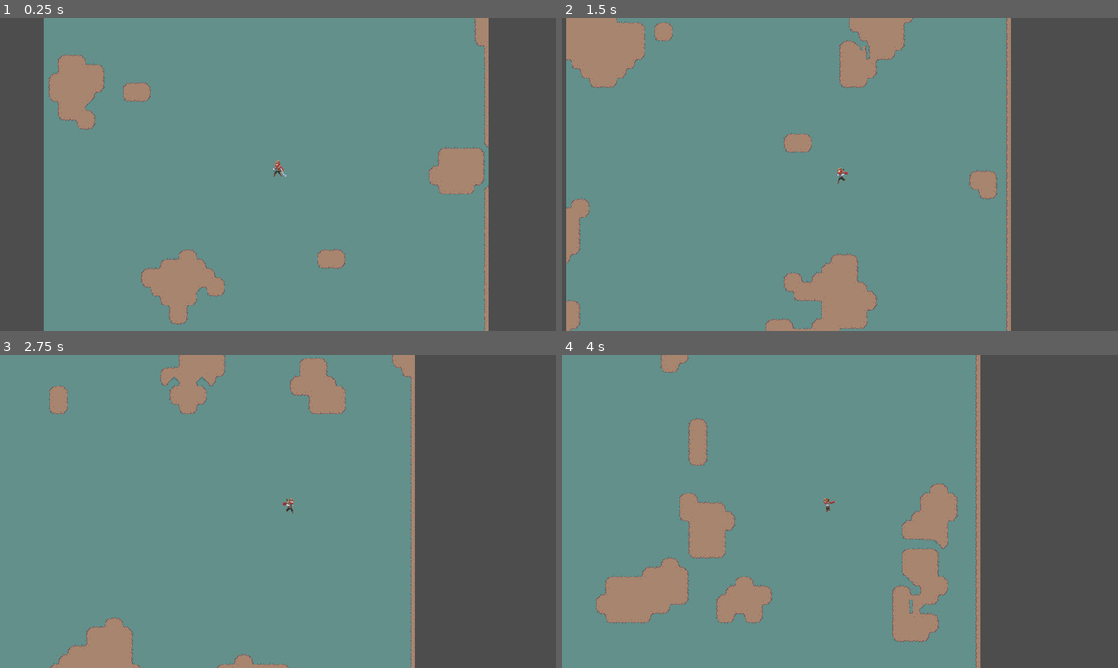
Above: before the commit, frames 1-4 (two rows, left to right).
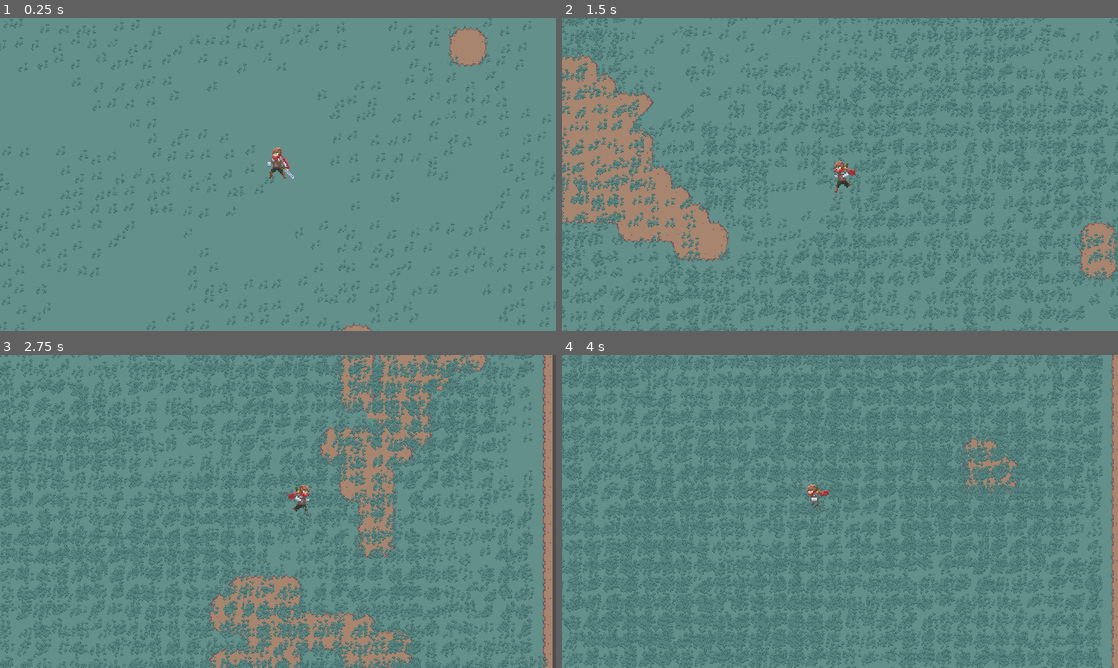
Above: after the commit, the same moments.

Repository: dsmtE/VolcanoPlayground
Game: Godot game, scene res://Levels/test_generation.tscn
Two runs of this game, one before a commit and one after it. Both use one fixed random seed, a clock stepped at 60 frames per second and the inputs below. This scene is started directly instead of the project's main scene.
Inputs:
- Up to frame 1 (0.25 s): no input
- Up to frame 2 (1.5 s): tap Enter (ui_accept) at 0.5, 1.35 s; hold D (right) 0.53-1.28 s; hold Enter (ui_accept) 0.53-1.28 s; hold Down (down) from 1.28 s (still down)
- Up to frame 3 (2.75 s): tap Enter (ui_accept) at 1.52, 1.82 s; release Down (down) at 2.03 s; hold D (right) from 2.03 s (still down); hold Enter (ui_accept) from 2.03 s (still down)
- Up to frame 4 (4 s): release D (right) at 2.78 s; release Enter (ui_accept) at 2.78 s; hold W (up) 2.78-3.53 s; tap Enter (ui_accept) at 2.85, 3.02, 3.32 s; hold A (left) from 3.53 s (still down); hold Enter (ui_accept) from 3.53 s (still down)

The runs differ from the first frame. In frame 1, 29% of the frame differs, in the area x 0-100%, y 0-100%; in frame 2, 44%; in frame 3, 49%; in frame 4, 49%.

Commit message:
✨ add animated grass generation

Diff:
--- /dev/null
+++ b/AssetsRessources/grass01.tres
@@ -0,0 +1,7 @@
+[gd_resource type="AtlasTexture" load_steps=2 format=3 uid="uid://dd3ecm7fmiteo"]
+
+[ext_resource type="Texture2D" uid="uid://c04f0eilx1ict" path="res://Assets/Grass&DIrtExtended.png" id="1_m1pvv"]
+
+[resource]
+atlas = ExtResource("1_m1pvv")
+region = Rect2(83, 114, 11, 11)
--- /dev/null
+++ b/AssetsRessources/grass01.tscn
@@ -0,0 +1,18 @@
+[gd_scene load_steps=4 format=3 uid="uid://bfhf5yj7t8uxw"]
+
+[ext_resource type="Texture2D" uid="uid://dd3ecm7fmiteo" path="res://AssetsRessources/grass01.tres" id="1_0xpcm"]
+[ext_resource type="Shader" path="res://Shaders/distortion.gdshader" id="1_x8c8g"]
+
+[sub_resource type="ShaderMaterial" id="ShaderMaterial_puukp"]
+shader = ExtResource("1_x8c8g")
+shader_parameter/noise_strength = 0.1
+shader_parameter/noise_scale = 0.5
+shader_parameter/wind_speed = 0.3
+shader_parameter/rect_info = Vector4(83, 114, 11, 11)
+
+[node name="Sprite2D" type="Sprite2D"]
+z_index = 1
+material = SubResource("ShaderMaterial_puukp")
+position = Vector2(-0.8125, -0.40625)
+texture = ExtResource("1_0xpcm")
+offset = Vector2(0, -2.5)
--- a/AssetsRessources/tree01.tscn
+++ b/AssetsRessources/tree01.tscn
@@ -1,7 +1,7 @@
-[gd_scene load_steps=5 format=3 uid="uid://bnod2phk1v45r"]
+[gd_scene load_steps=5 format=3]
 
 [ext_resource type="Shader" path="res://Shaders/distortion.gdshader" id="1_8jlfg"]
-[ext_resource type="Texture2D" uid="uid://dd3ecm7fmiteo" path="res://AssetsRessources/tree01.tres" id="2_kgatk"]
+[ext_resource type="Texture2D" uid="uid://dd3ecm7fmiteo" path="res://AssetsRessources/grass01.tres" id="2_kgatk"]
 
 [sub_resource type="ShaderMaterial" id="ShaderMaterial_54c85"]
 shader = ExtResource("1_8jlfg")
--- a/Levels/test_generation.tscn
+++ b/Levels/test_generation.tscn
@@ -105,6 +105,7 @@
 1:1/0/terrains_peering_bit/top_left_corner = 1
 1:1/0/terrains_peering_bit/top_side = 1
 1:1/0/terrains_peering_bit/top_right_corner = 1
+1:1/0/custom_data_0 = true
 2:1/0 = 0
 2:1/0/terrain_set = 0
 2:1/0/terrain = 1
@@ -226,6 +227,7 @@
 0:3/0/terrains_peering_bit/top_left_corner = 1
 0:3/0/terrains_peering_bit/top_side = 1
 0:3/0/terrains_peering_bit/top_right_corner = 1
+0:3/0/custom_data_0 = true
 1:3/0 = 0
 1:3/0/terrain_set = 0
 1:3/0/terrain = 0
@@ -237,6 +239,7 @@
 1:3/0/terrains_peering_bit/top_left_corner = 1
 1:3/0/terrains_peering_bit/top_side = 1
 1:3/0/terrains_peering_bit/top_right_corner = 1
+1:3/0/custom_data_0 = true
 2:3/0 = 0
 2:3/0/terrain_set = 0
 2:3/0/terrain = 0
@@ -248,6 +251,7 @@
 2:3/0/terrains_peering_bit/top_left_corner = 1
 2:3/0/terrains_peering_bit/top_side = 1
 2:3/0/terrains_peering_bit/top_right_corner = 1
+2:3/0/custom_data_0 = true
 3:3/0 = 0
 3:3/0/terrain_set = 0
 3:3/0/terrain = 1
@@ -259,6 +263,7 @@
 3:3/0/terrains_peering_bit/top_left_corner = 0
 3:3/0/terrains_peering_bit/top_side = 1
 3:3/0/terrains_peering_bit/top_right_corner = 1
+3:3/0/custom_data_0 = true
 4:3/0 = 0
 4:3/0/terrain_set = 0
 4:3/0/terrain = 1
@@ -270,6 +275,7 @@
 4:3/0/terrains_peering_bit/top_left_corner = 1
 4:3/0/terrains_peering_bit/top_side = 1
 4:3/0/terrains_peering_bit/top_right_corner = 0
+4:3/0/custom_data_0 = true
 5:3/0 = 0
 5:3/0/terrain_set = 0
 5:3/0/terrain = 1
@@ -281,6 +287,7 @@
 5:3/0/terrains_peering_bit/top_left_corner = 1
 5:3/0/terrains_peering_bit/top_side = 1
 5:3/0/terrains_peering_bit/top_right_corner = 1
+5:3/0/custom_data_0 = true
 6:3/0 = 0
 6:3/0/terrain_set = 0
 6:3/0/terrain = 0
@@ -292,6 +299,7 @@
 6:3/0/terrains_peering_bit/top_left_corner = 1
 6:3/0/terrains_peering_bit/top_side = 1
 6:3/0/terrains_peering_bit/top_right_corner = 1
+6:3/0/custom_data_0 = true
 0:4/0 = 0
 0:4/0/terrain_set = 0
 0:4/0/terrain = 0
@@ -303,6 +311,7 @@
 0:4/0/terrains_peering_bit/top_left_corner = 1
 0:4/0/terrains_peering_bit/top_side = 0
 0:4/0/terrains_peering_bit/top_right_corner = 0
+0:4/0/custom_data_0 = true
 1:4/0 = 0
 1:4/0/terrain_set = 0
 1:4/0/terrain = 0
@@ -325,6 +334,7 @@
 2:4/0/terrains_peering_bit/top_left_corner = 0
 2:4/0/terrains_peering_bit/top_side = 0
 2:4/0/terrains_peering_bit/top_right_corner = 1
+2:4/0/custom_data_0 = true
 3:4/0 = 0
 3:4/0/terrain_set = 0
 3:4/0/terrain = 1
@@ -336,6 +346,7 @@
 3:4/0/terrains_peering_bit/top_left_corner = 1
 3:4/0/terrains_peering_bit/top_side = 1
 3:4/0/terrains_peering_bit/top_right_corner = 1
+3:4/0/custom_data_0 = true
 4:4/0 = 0
 4:4/0/terrain_set = 0
 4:4/0/terrain = 1
@@ -347,6 +358,7 @@
 4:4/0/terrains_peering_bit/top_left_corner = 1
 4:4/0/terrains_peering_bit/top_side = 1
 4:4/0/terrains_peering_bit/top_right_corner = 1
+4:4/0/custom_data_0 = true
 5:4/0 = 0
 5:4/0/terrain_set = 0
 5:4/0/terrain = 0
@@ -369,6 +381,7 @@
 0:5/0/terrains_peering_bit/top_left_corner = 1
 0:5/0/terrains_peering_bit/top_side = 0
 0:5/0/terrains_peering_bit/top_right_corner = 0
+0:5/0/custom_data_0 = true
 1:5/0 = 0
 1:5/0/terrain_set = 0
 1:5/0/terrain = 0
@@ -380,6 +393,7 @@
 1:5/0/terrains_peering_bit/top_left_corner = 0
 1:5/0/terrains_peering_bit/top_side = 0
 1:5/0/terrains_peering_bit/top_right_corner = 0
+1:5/0/custom_data_0 = true
 2:5/0 = 0
 2:5/0/terrain_set = 0
 2:5/0/terrain = 0
@@ -391,6 +405,7 @@
 2:5/0/terrains_peering_bit/top_left_corner = 0
 2:5/0/terrains_peering_bit/top_side = 0
 2:5/0/terrains_peering_bit/top_right_corner = 1
+2:5/0/custom_data_0 = true
 3:5/0 = 0
 3:5/0/terrain_set = 0
 3:5/0/terrain = 1
@@ -402,6 +417,7 @@
 3:5/0/terrains_peering_bit/top_left_corner = 1
 3:5/0/terrains_peering_bit/top_side = 1
 3:5/0/terrains_peering_bit/top_right_corner = 0
+3:5/0/custom_data_0 = true
 4:5/0 = 0
 4:5/0/terrain_set = 0
 4:5/0/terrain = 1
@@ -413,6 +429,7 @@
 4:5/0/terrains_peering_bit/top_left_corner = 0
 4:5/0/terrains_peering_bit/top_side = 1
 4:5/0/terrains_peering_bit/top_right_corner = 1
+4:5/0/custom_data_0 = true
 5:5/0 = 0
 5:5/0/terrain_set = 0
 5:5/0/terrain = 1
@@ -424,6 +441,7 @@
 5:5/0/terrains_peering_bit/top_left_corner = 1
 5:5/0/terrains_peering_bit/top_side = 0
 5:5/0/terrains_peering_bit/top_right_corner = 1
+5:5/0/custom_data_0 = true
 0:6/0 = 0
 1:6/0 = 0
 2:6/0 = 0
@@ -454,6 +472,8 @@
 terrain_set_0/terrain_0/color = Color(0.266667, 0.172549, 0.117647, 1)
 terrain_set_0/terrain_1/name = "Grass"
 terrain_set_0/terrain_1/color = Color(0, 0.937255, 0.666667, 1)
+custom_data_layer_0/name = "grassSpawnable"
+custom_data_layer_0/type = 1
 sources/0 = SubResource("TileSetAtlasSource_hniip")
 
 [node name="test_generation" type="Node2D"]
@@ -462,14 +482,8 @@
 threshold = 0.3
 
 [node name="Camera2D" type="Camera2D" parent="."]
-zoom = Vector2(2, 2)
+zoom = Vector2(4, 4)
 position_smoothing_enabled = true
-
-[node name="Adventurer" parent="." instance=ExtResource("2_fe5si")]
-z_index = 1
-
-[node name="RemoteTransform2D" type="RemoteTransform2D" parent="Adventurer"]
-remote_path = NodePath("../../Camera2D")
 
 [node name="TileMap" type="TileMap" parent="."]
 position = Vector2(-20, -6)
@@ -477,3 +491,22 @@
 format = 2
 layer_0/name = "Ground"
 layer_0/tile_data = PackedInt32Array(917524, 131072, 2, 851988, 131072, 1, 786452, 131072, 1, 720916, 131072, 1, 655380 …(5145 unchanged characters)…
+layer_1/name = "Grass"
+layer_1/enabled = true
+layer_1/modulate = Color(1, 1, 1, 1)
+layer_1/y_sort_enabled = false
+layer_1/y_sort_origin = 0
+layer_1/z_index = 0
+layer_1/tile_data = PackedInt32Array()
+
+[node name="YSort" type="Node2D" parent="."]
+y_sort_enabled = true
+
+[node name="Adventurer" parent="YSort" instance=ExtResource("2_fe5si")]
+z_index = 1
+
+[node name="RemoteTransform2D" type="RemoteTransform2D" parent="YSort/Adventurer"]
+remote_path = NodePath("../../../Camera2D")
+
+[node name="Grass" type="Node2D" parent="YSort"]
+y_sort_enabled = true
--- a/Scripts/MapGenerator.gd
+++ b/Scripts/MapGenerator.gd
@@ -4,25 +4,31 @@
 @export var height: int = 50
 @export var center: Vector2i = Vector2.ZERO
 
+var half_size = Vector2i(width, height) / 2
+
 @export var frequency: float = 0.1
 @export var threshold: float = 0.5
 
 @onready var tileMap: TileMap = $TileMap
+@onready var grassContainers: Node2D = $YSort/Grass
 
 var noise : FastNoiseLite = FastNoiseLite.new()
+var rng = RandomNumberGenerator.new()
 
+var grass_texture = preload("res://AssetsRessources/grass01.tres")
+var grass_scene = preload("res://AssetsRessources/grass01.tscn")
 # Called when the node enters the scene tree for the first time.
 func _ready():
-	noise.seed = randi()
-	noise.frequency = frequency
 	print("layer 0 : %s" % tileMap.get_layer_name(0))
-
 	generate_map()
 
 func generate_map():
+	noise.seed = randi()
+	rng.seed = noise.seed
+	noise.frequency = frequency
 	print("generate_map")
-	var half_size = Vector2i(width, height) / 2
-
+#	var half_size = Vector2i(width, height) / 2
+#
 	var dirt_cells_pos: Array[Vector2i] = []
 	var all_cels_pos: Array[Vector2i] = []
 	for x in width:
@@ -42,7 +48,31 @@
 	tileMap.set_cells_terrain_connect(0, all_cels_pos, 0, 0)
 	tileMap.set_cells_terrain_connect(0, dirt_cells_pos, 0, 1)
 
+	generate_grass()
+
+func generate_grass():
+	noise.frequency = frequency * 2.;
+	noise.offset = Vector3(100, 100, 0)
+	for x in width:
+		for y in height:
+			var pos = center + Vector2i(x, y) - half_size
+
+			var data: TileData = tileMap.get_cell_tile_data(0, pos)
+			if data != null:
+				var grassSpawnable: bool = data.get_custom_data("grassSpawnable")
+
+				if grassSpawnable:
+					var rand = (noise.get_noise_2d(pos.x, pos.y) + 1.) / 2.
+
+					if rand > threshold*1.5:
+						var world_pos = tileMap.to_global(tileMap.map_to_local(pos)) + Vector2(rng.randf_range(-5., 5.), rng.randf_range(-5., 5.))
+
+						var grass_node = grass_scene.instantiate()
+						grass_node.position = world_pos
+						grassContainers.add_child(grass_node)
+	#					grass_spritetileMap.set_cell(1, pos, 0, Vector2i(6, 6))
+
 func _input(event):
 	if event.is_action_pressed("ui_accept"):
-		noise.seed = randi()
 		generate_map()
+		generate_grass()
Not shown: 1 places in AssetsRessources/tree01.tres that only renumber resources
Not shown: 1 places in Levels/game_level.tscn that only renumber resources
